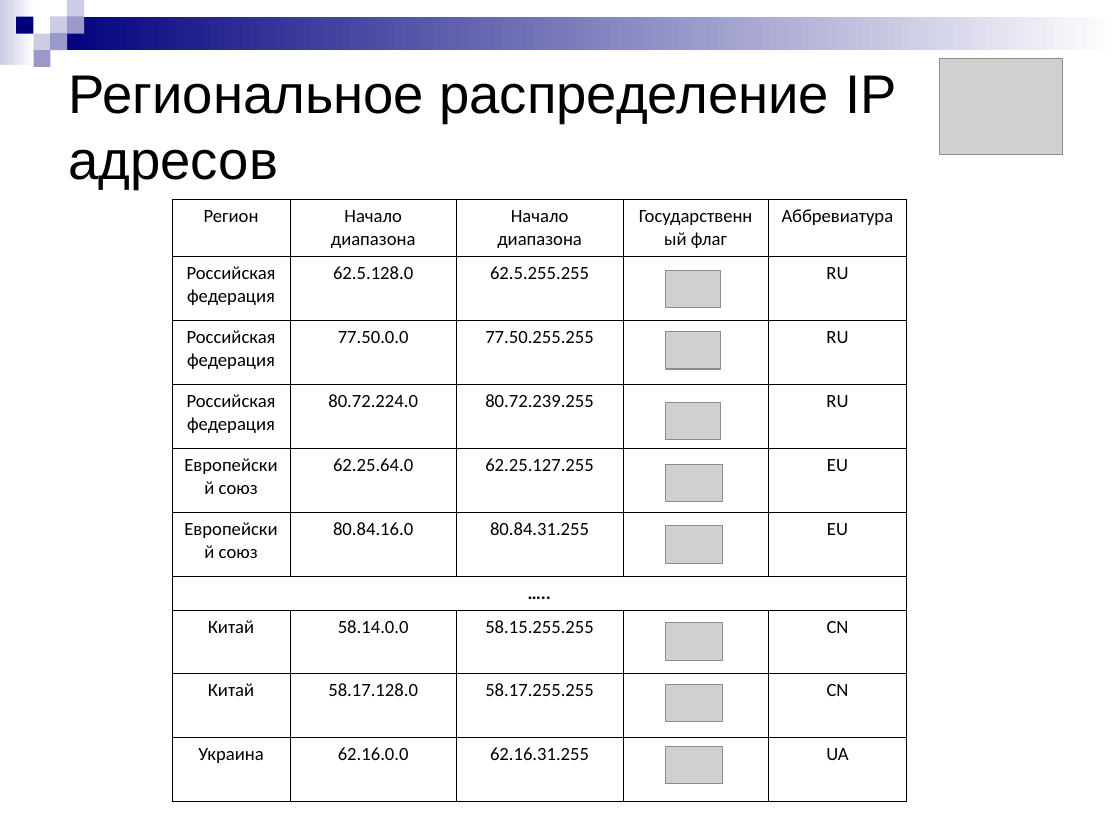
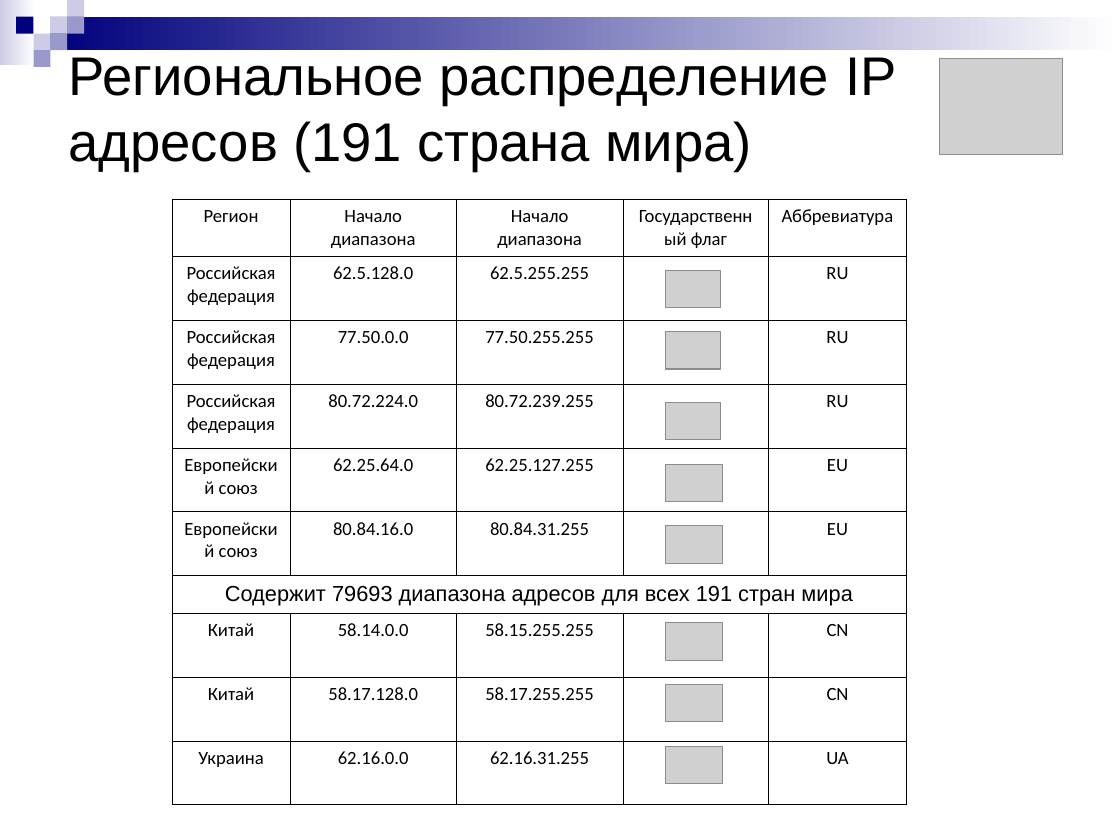
Before and after one commit to aricent123/cadbis, a slide deck: slide 6 of CADBiS_docs/DRypa/presentation.ppt. Drawn at 1120x840 pixels with LibreOffice and Linux fonts; fonts in the diff are those of the drawing; grey boxes stand for pictures. Boxes give left, top, right and bottom in pixels: in the first picture for what was removed or moved away, otherwise in the second. Text is boxed around its words. In the diff, an @@ line names an element or a change of style, - is before the commit and + after.

```diff
--- a/CADBiS_docs/DRypa/presentation.ppt
+++ b/CADBiS_docs/DRypa/presentation.ppt
@@ title at (68,57,896,171): text changed @@
-Региональное распределение IP адресов
+Региональное распределение IP адресов (191 страна мира)
@@ table at (171,199,907,804) @@
-row 7, column 1: …..
+row 7, column 1: Содержит 79693 диапазона адресов для всех 191 стран мира
```
Also in this commit, not shown: 8 other slides changed.
